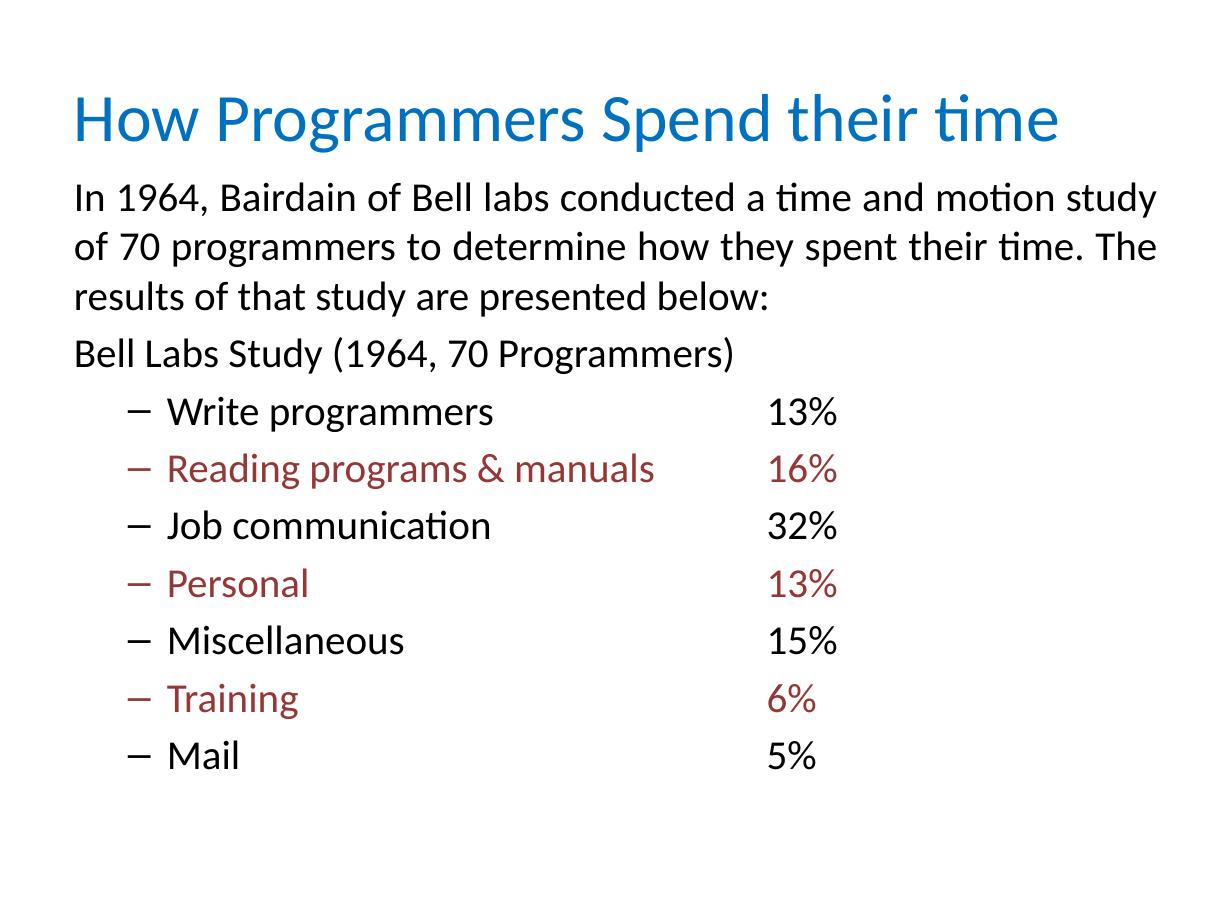
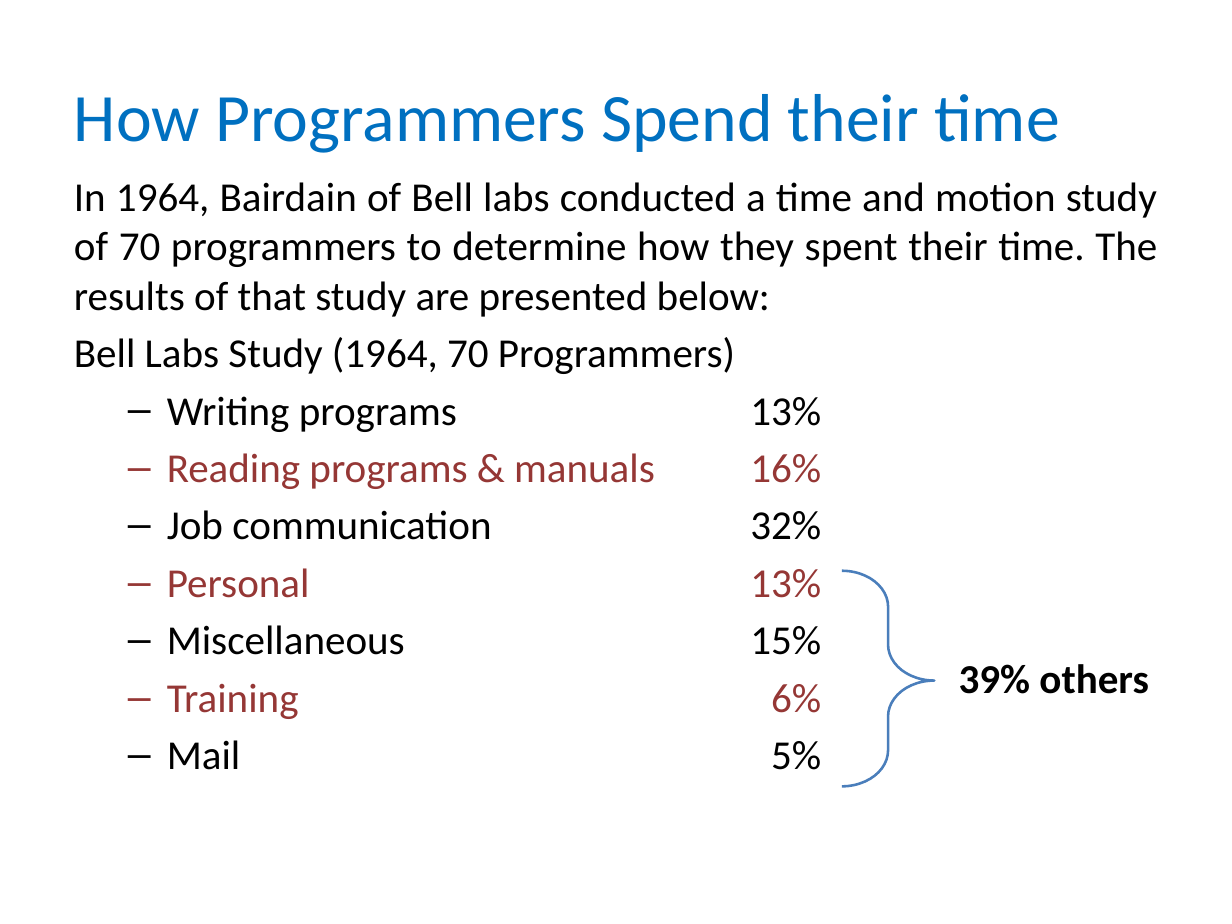
Before and after one commit to nitind12/B.Tech4-2019, a slide deck: slide 16 of New Topics/Some_Size_Factors.pptx. Drawn at 1232x924 pixels with LibreOffice and Linux fonts; fonts in the diff are those of the drawing. Boxes give left, top, right and bottom in pixels: in the first picture for what was removed or moved away, otherwise in the second. Text is boxed around its words. In the diff, an @@ line names an element or a change of style, - is before the commit and + after.

```diff
--- a/New Topics/Some_Size_Factors.pptx
+++ b/New Topics/Some_Size_Factors.pptx
@@ text at [167,396,821,432]: text changed @@
-  – Write programmers 13%
+  – Writing programs 13%
@@ right brace added at [841,570,934,786], outline #4B7EBC 1.5 pt @@
@@ text added at [959,664,1148,694], 24 pt, text #000000, bold @@
+39% others
```
Also in this commit, not shown: 2 other slides changed, 8 other files.
